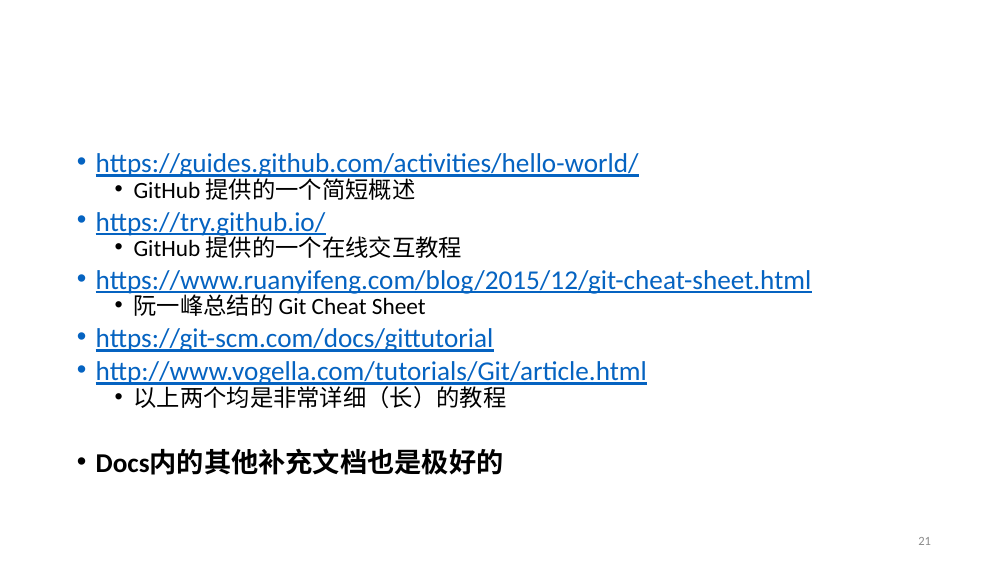
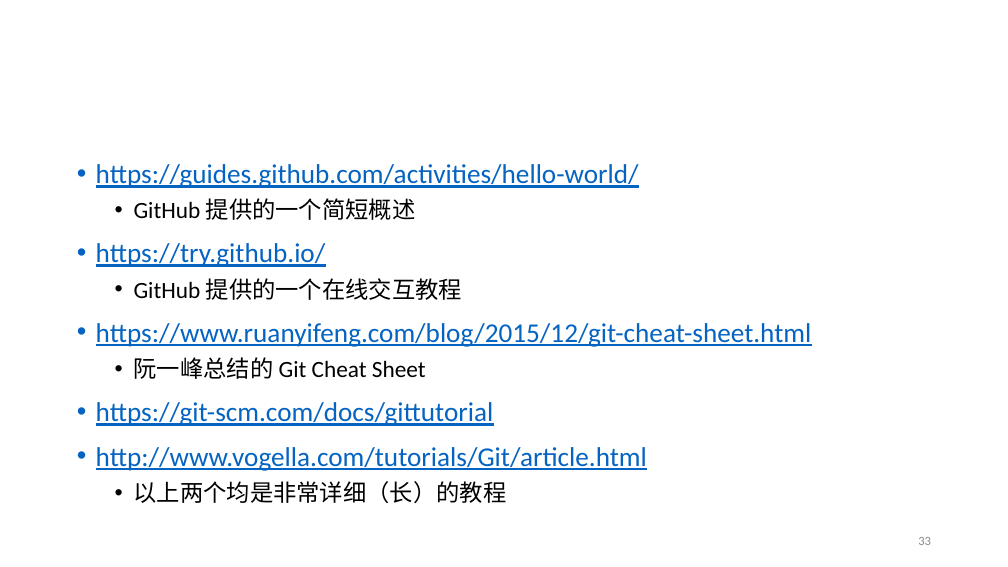
Before and after one commit to fantasysee/Git4Beginners_ICAIS, a slide deck: slide 33 of Git_Tutorial_ICAIS.pptx (slide 21 before the commit). Drawn at 1008x567 pixels with LibreOffice and Linux fonts; fonts in the diff are those of the drawing; background and template pictures are left out. Boxes give left, top, right and bottom in pixels: in the first picture for what was removed or moved away, otherwise in the second. Text is boxed around its words. In the diff, an @@ line names an element or a change of style, - is before the commit and + after.

```diff
--- a/Git_Tutorial_ICAIS.pptx
+++ b/Git_Tutorial_ICAIS.pptx
@@ text "https://guides.github.com/activities/hello-world/" at [96,164,812,503]: line spacing 0.7 to 1.05 @@
@@ text at [96,450,504,475]: paragraph removed @@
-• Docs内的其他补充文档也是极好的
@@ page number at [918,537,931,545]: text changed @@
-21
+33
```
Also in this commit, not shown: 6 other slides changed, 15 slides added, 6 other files.
